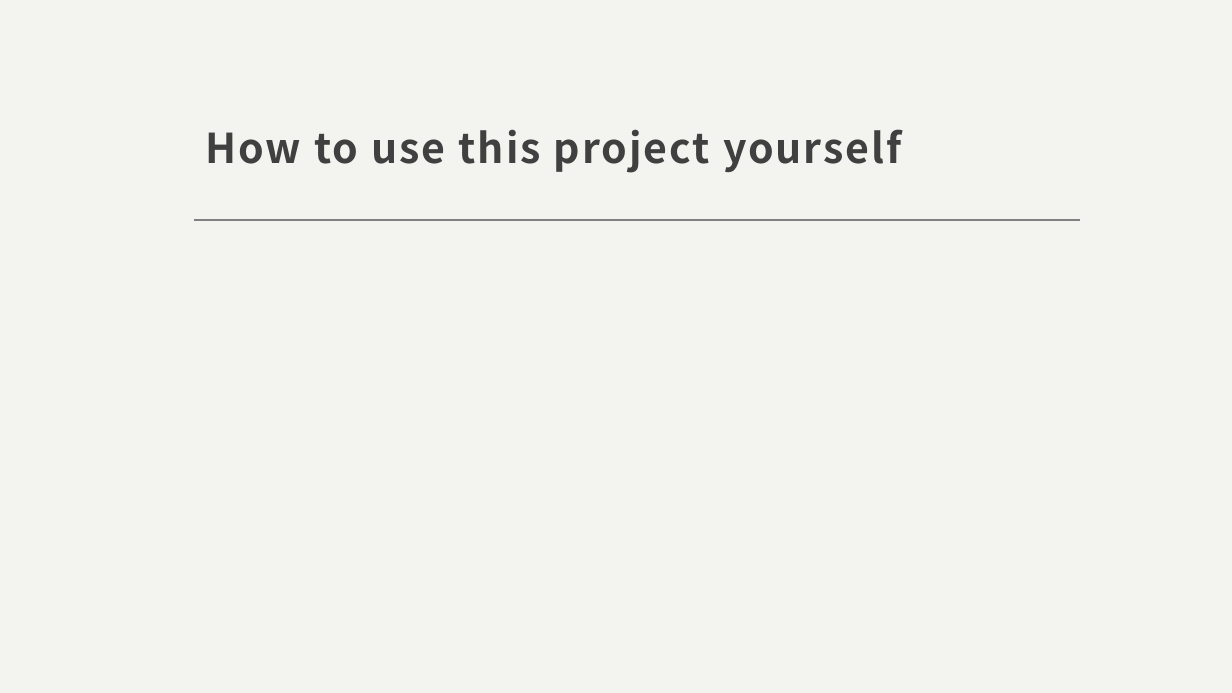
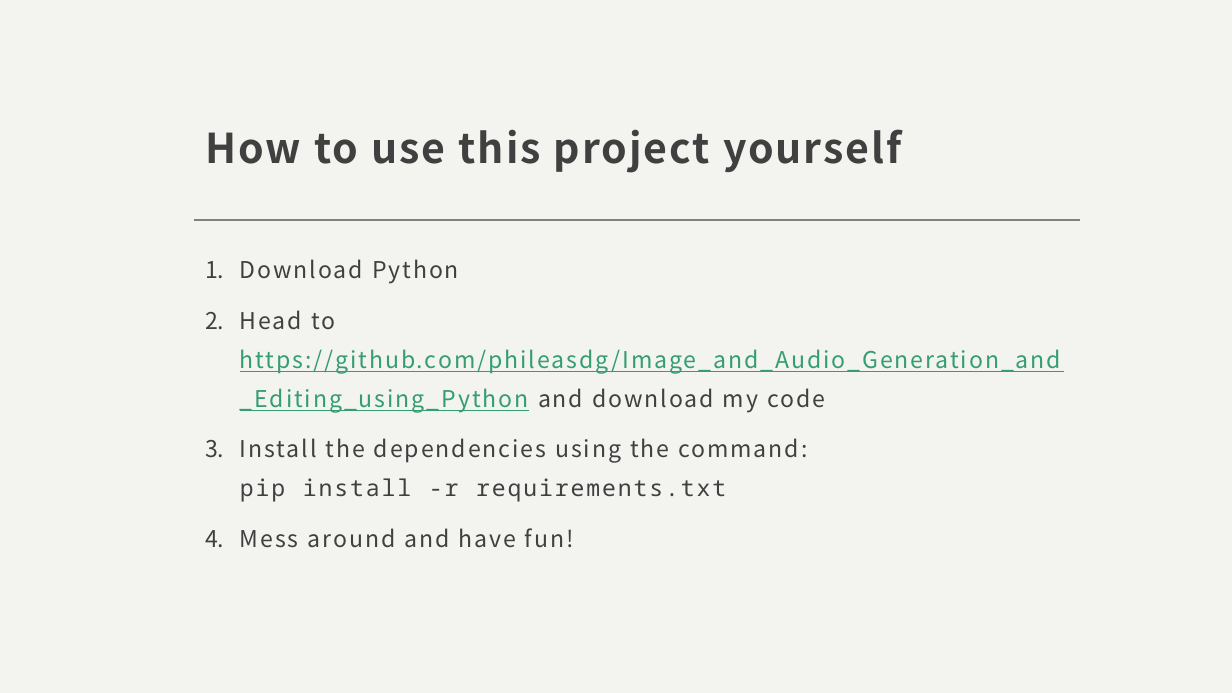
Before and after one commit to phileasdg/Image_and_Audio_Generation_and_Editing_using_Python, a slide deck: slide 11 of Independent study_final_presentation.pptx (slide 8 before the commit). Drawn at 1232x693 pixels with LibreOffice and Linux fonts; fonts in the diff are those of the drawing. Boxes give left, top, right and bottom in pixels: in the first picture for what was removed or moved away, otherwise in the second. Text is boxed around its words. In the diff, an @@ line names an element or a change of style, - is before the commit and + after.

Commit message:
Week 10 commit, Updated project desription.

```diff
--- a/Independent study_final_presentation.pptx
+++ b/Independent study_final_presentation.pptx
@@ text added at (240,259,1062,548), 18 pt, text #404040 @@
+1. Download Python
+2. Head to https://github.com/phileasdg/Image_and_Audio_Generation_and_Editing_using_Python and download my code
+3. Install the dependencies using the command:
+   pip install -r requirements.txt
+4. Mess around and have fun!
```
Also in this commit, not shown: 1 other slide changed, 7 slides added, 4 slides removed, 1 other file.
